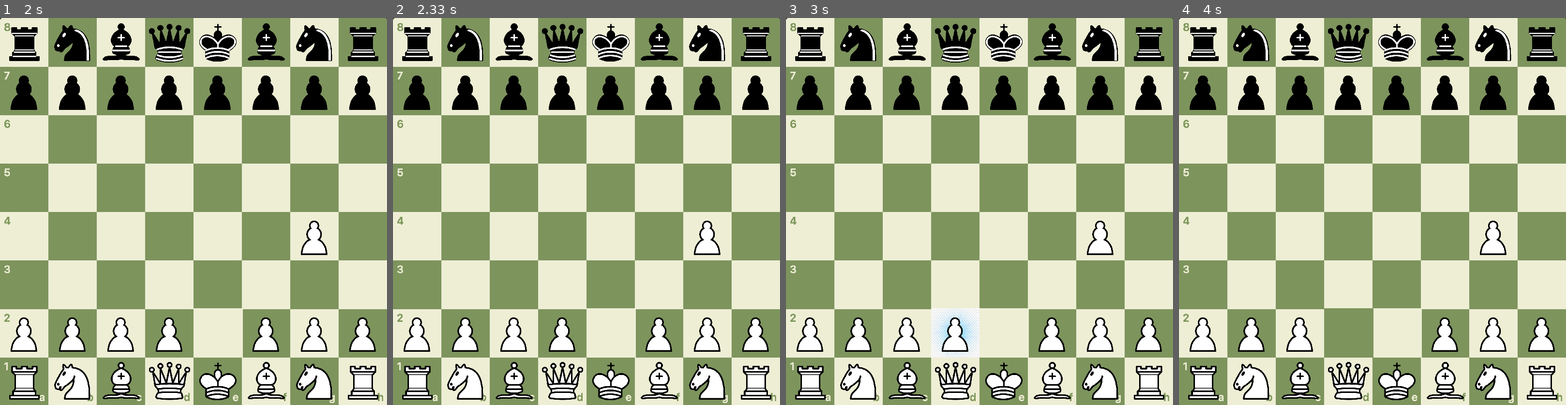
Above: before the commit, frames 1-4 (left to right).
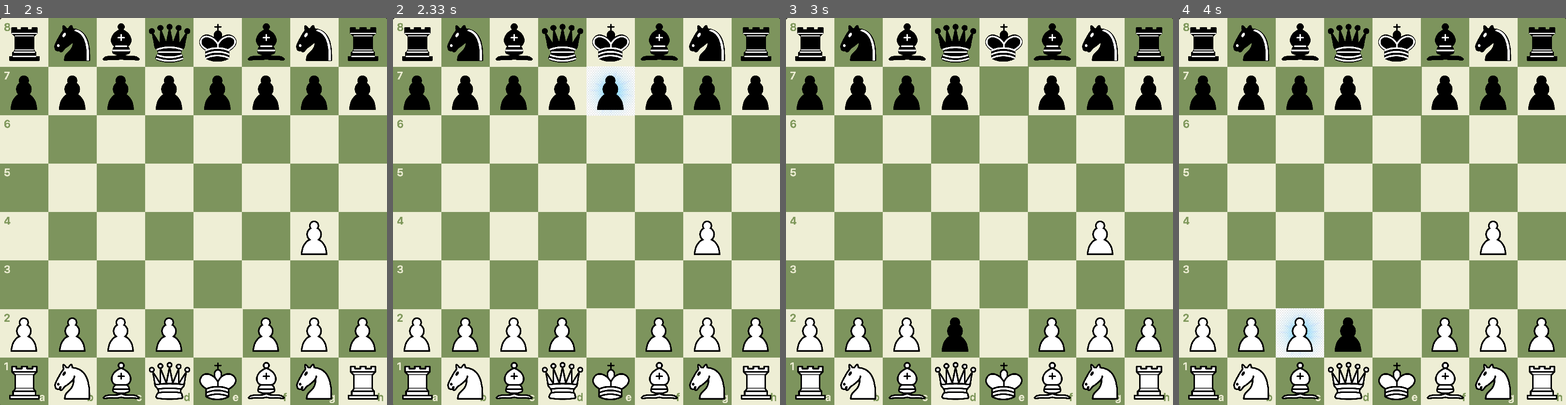
Above: after the commit, the same moments.

Repository: star14ms/Chess_AI
Game: pygame game, started from main.py
The game is run twice, just before and just after one commit, with the same random seed, the same clock (stepped at 60 frames per second) and the same inputs.
Inputs (mouse positions are in pixels of both pictures, inside the frame that each line leads up to):
- Up to frame 1 (2 s): click (317, 199) at 0.38 s; press the mouse at (23, 41) at 0.7 s; move the mouse to (127, 176) at 0.8 s; release the mouse at (228, 308) at 0.93 s; move the mouse to (305, 242) at 1.17 s; click (305, 242) at 1.45 s; press the mouse at (23, 41) at 1.9 s
- Up to frame 2 (2.33 s): move the mouse to (501, 56) at 2 s; release the mouse at (590, 72) at 2.13 s
- Up to frame 3 (3 s): press the mouse at (809, 41) at 2.73 s; move the mouse to (890, 196) at 2.83 s; release the mouse at (971, 350) at 2.97 s
- Up to frame 4 (4 s): press the mouse at (1202, 41) at 3.7 s; move the mouse to (1264, 196) at 3.8 s; release the mouse at (1322, 346) at 3.93 s

Frame 1 is identical in both runs. In frame 2, 1.2% of the frame differs, in the area x 50-63%, y 12-26%; in frame 3, 1.9%, in the area x 37-63%, y 12-88%; in frame 4, 1.7%.

Commit message:
체스말 움직이는 효과음 추가

Diff:
--- a/main.py
+++ b/main.py
@@ -83,8 +83,9 @@
 img_selected = pygame.image.load("img\selected.png")
 img_selected = pygame.transform.scale(img_selected,(100,102))
 
-# 대전 BGM
+# BGM, sound
 pygame.mixer.music.load("bgm\Gyakuten_Kenji_2_Showdown_Suite.wav")
+sound1 = pygame.mixer.Sound("sound\바둑알 놓기.wav")
 
 ################################################################
 
@@ -443,14 +444,15 @@
                     screen_blit_selected_tile()
 
                     # move 함수 발동!
-                    # pawn1.move(board, 1)
-                    # pawn2.move(board, 1)
+                    # selected_piece.move(board, x, y)
 
                     # 갈 수 있는 곳을 선택할 경우
                     if selected_piece_xy != selected_board_xy: # and move() != False
 
+                        pygame.mixer.Sound.play(sound1)
                         print_selected_board_xy()
                         screen_blit_selected_piece(selected_board_win_xy)
+                        whose_turn *= -1
 
                     # 갈 수 없는 곳이나, 선택 했던 곳을 또 선택할 경우 선택 취소
                     else:
Not shown, added: sound/바둑알 놓기.wav
